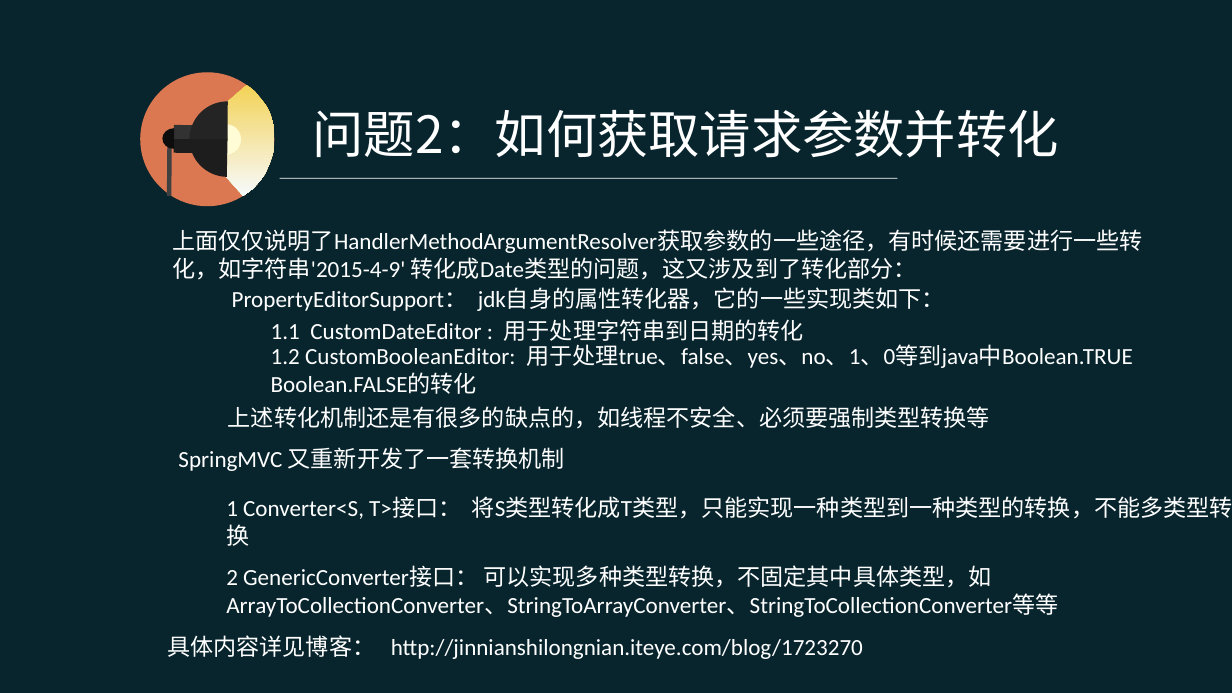
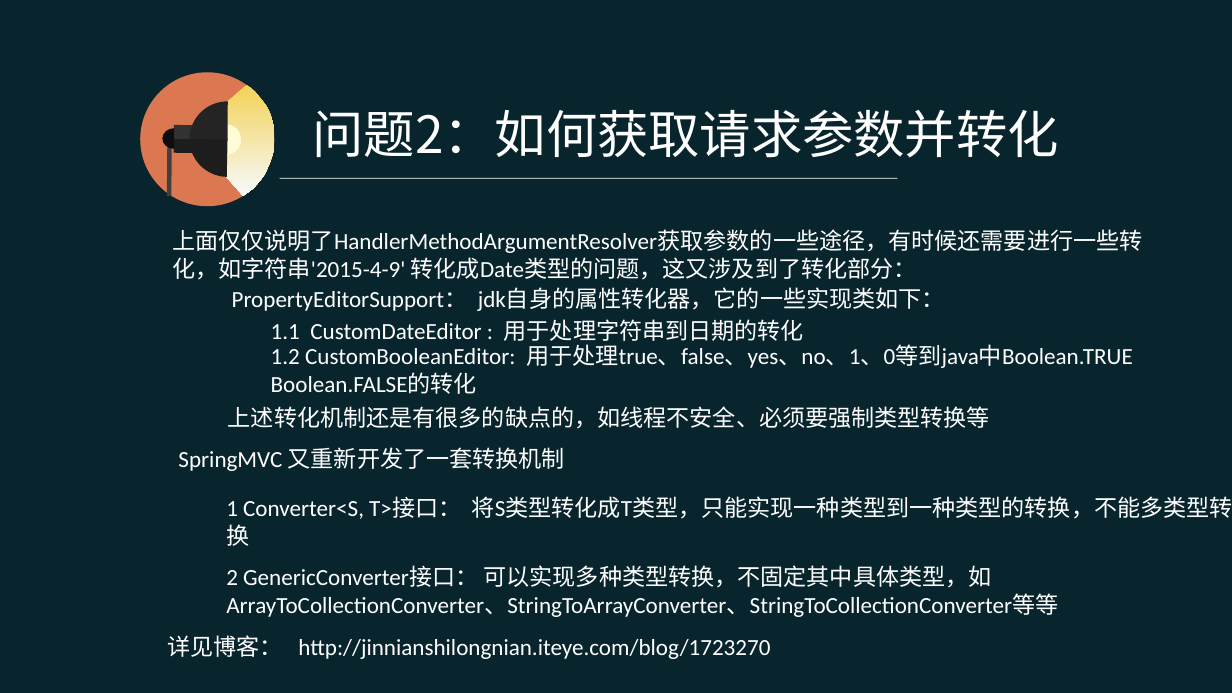
Before and after one commit to pingpangkuangmo/blog, a slide deck: slide 20 of 2015-4/SpringMVC的设计分享.ppt. Drawn at 1232x693 pixels with LibreOffice and Linux fonts; fonts in the diff are those of the drawing. Boxes give left, top, right and bottom in pixels: in the first picture for what was removed or moved away, otherwise in the second. Text is boxed around its words. In the diff, an @@ line names an element or a change of style, - is before the commit and + after.

```diff
--- a/2015-4/SpringMVC的设计分享.ppt
+++ b/2015-4/SpringMVC的设计分享.ppt
@@ text at bbox=[167, 635, 770, 659]: text changed @@
-具体内容详见博客： http://jinnianshilongnian.iteye.com/blog/1723270
+详见博客： http://jinnianshilongnian.iteye.com/blog/1723270
```
Also in this commit, not shown: 2 other slides changed, 1 slide added.
